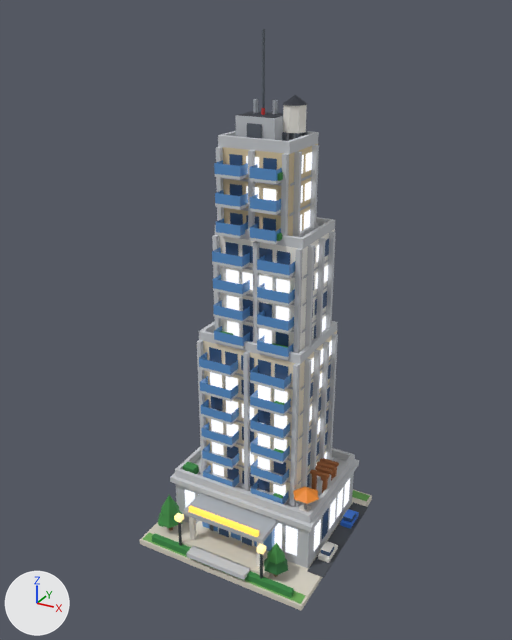
What one commit did to the glTF model public/models/v2/10_lod0.glb.
Camera for both pictures: a 50 mm lens placed at (1.52, -2.82, 2.64), pointed at (-0.01, -0.03, 1.24). Every picture has the same lights, and +X, +Y and +Z are marked at lower left. The picture after the commit comes second. Vertices at exactly the same position are counted once.

Objects in the first picture: 'b10_v2'.
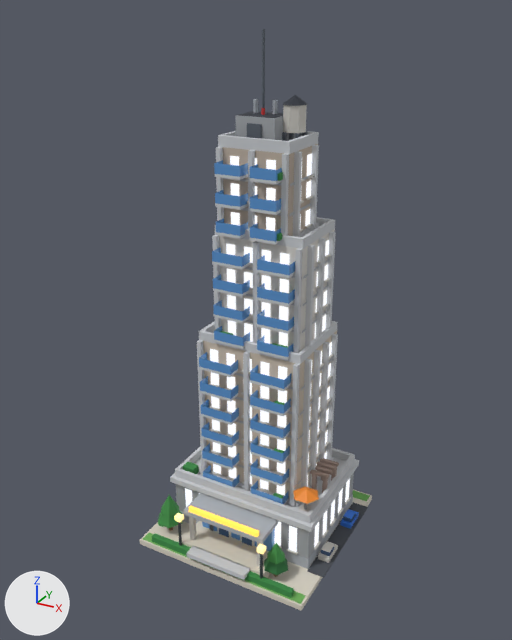
Where the change shows, as pixel boxes (x1, y1, x2, y2) in the pictures (512 x 640 px):
part 1 of me_b10_v2, deleted
    before: (185, 152, 350, 556)
part 2 of me_b10_v2, built on
    before: (209, 156, 332, 540)
    after: (180, 153, 353, 569)

Edits to the bpy script that builds the scene:
```text
Add mat_glow_window_res:
    mat_glow_window_res = bpy.data.materials.new('glow_window_res')
    # nodes: BsdfPrincipled, Mix, OutputMaterial, VertexColor
    # colours: blue #3d5a82, mixed with the vertex colours
Change me_b10_v2:
    used by ob_b10_v2; location = (0.0, 0.0, 0.0)
    remove me_b10_v2.from_pydata(...)  # 2476 vertices, 2489 faces; spans x -0.48..0.5, y -0.49..0.48, z 0.0..2.56
    add me_b10_v2.from_pydata(...)  # 3684 vertices, 3299 faces; spans x -0.48..0.5, y -0.49..0.48, z 0.0..2.56
    me_b10_v2 part 1: 118 loose pieces with 472 vertices, spanning x -0.4..0.4, y -0.24..0.3, z 0.09..2.04, are deleted
    me_b10_v2 part 2: 36 vertices moved from x -0.28..0.28, y -0.14..0.3, z 0.34..1.96 to x -0.29..0.29, y -0.14..0.3, z 0.35..1.96; 235 vertices removed from x -0.4..0.4, y -0.24..0.3, z 0.09..2.04; 1915 vertices added at x -0.41..0.41, y -0.25..0.36, z 0.03..2.03
    remove me_b10_v2.materials.append(mat_glow_window)
    add me_b10_v2.materials.append(mat_glow_window_res)
```
